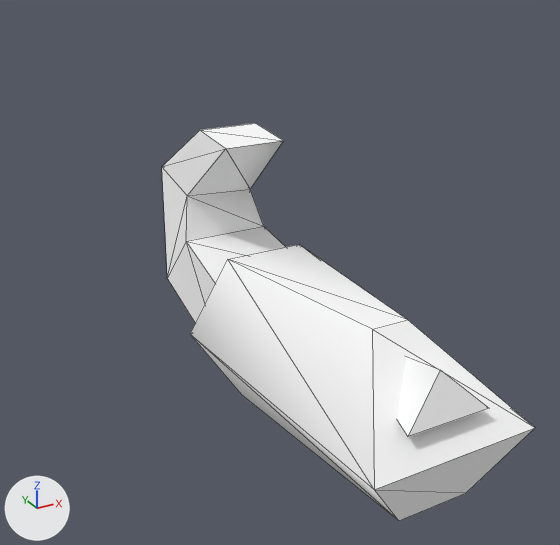
What one commit did to the OBJ model Assets/Art/Nova1492/GXConverted/Models/Characters/MobAndBoss/datan_common_moblegs1_53c5e358.obj.
Rendered twice from a camera (50 mm lens) standing at (-0.683, -1.782, 0.493) and looking at (0.138, -0.289, -0.253). Every picture has the same lights, and +X, +Y and +Z are marked at lower left. The first picture is the older version. Mesh edges are drawn as thin lines. Where no turn or scale is listed for an object, it has been applied to the vertices.

Names of what the first picture shows: 'datan_common_moblegs1_53c5e358'.
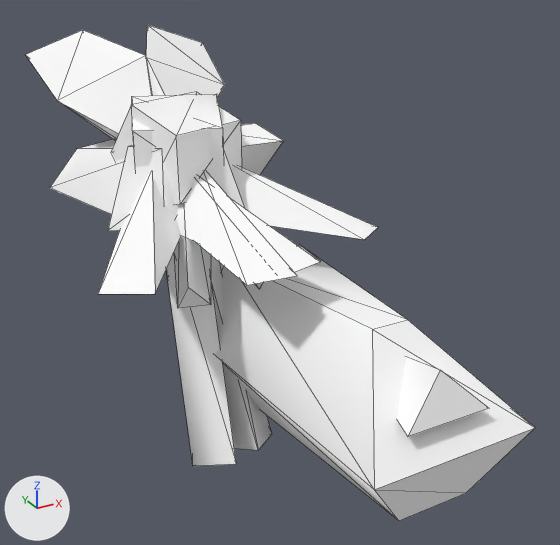
Boxes [x1, y1, x2, y2] around the edits, measured in the pictures (560 x 545 px):
'datan_common_moblegs1_53c5e358_mesh07', added: after [111, 92, 242, 466]
'datan_common_moblegs1_53c5e358_mesh08', added: after [98, 145, 297, 294]
'datan_common_moblegs1_53c5e358_mesh05', added: after [50, 139, 378, 272]
'datan_common_moblegs1_53c5e358_mesh06', added: after [25, 30, 165, 141]
'datan_common_moblegs1_53c5e358_mesh04', added: after [132, 94, 272, 450]
'datan_common_moblegs1_53c5e358_mesh03', added: after [146, 25, 225, 98]
'datan_common_moblegs1_53c5e358_mesh02', added: after [174, 220, 211, 308]
'datan_common_moblegs1_53c5e358_mesh01', added (mostly hidden): after [255, 282, 264, 289]

The change, as a diff of the scene's bpy script:
```diff
--- a/Assets/Art/Nova1492/GXConverted/Models/Characters/MobAndBoss/datan_common_moblegs1_53c5e358.obj.py
+++ b/Assets/Art/Nova1492/GXConverted/Models/Characters/MobAndBoss/datan_common_moblegs1_53c5e358.obj.py
@@ me_datan_common_moblegs1_53c5e358_mesh02 @@
+me_datan_common_moblegs1_53c5e358_mesh02.from_pydata([(-0.111, -0.323, -0.223), (-0.062, -0.332, -0.275), (0.014, -0.008, 0.039), (0.083, -0.027, -0.027), (-0.116, -0.264, -0.299), (0.004, 0.067, -0.043)], [], [(0, 1, 2), (3, 2, 1), (1, 0, 4), (5, 4, 2), (0, 2, 4), (2, 3, 5), (4, 5, 1), (3, 1, 5)])
+me_datan_common_moblegs1_53c5e358_mesh02.materials.append(mat_datan_common_moblegs1_53c5e358)  # its picture is missing
@@ me_datan_common_moblegs1_53c5e358_mesh01 @@
+me_datan_common_moblegs1_53c5e358_mesh01.from_pydata([(0.067, -0.319, -0.269), (0.116, -0.31, -0.218), (-0.009, -0.013, 0.039), (-0.078, -0.032, -0.027), (0.121, -0.251, -0.283), (0.001, 0.062, -0.033)], [], [(0, 1, 2), (2, 3, 0), (1, 0, 4), (4, 5, 2), (2, 1, 4), (3, 2, 5), (5, 4, 0), (0, 3, 5)])
+me_datan_common_moblegs1_53c5e358_mesh01.materials.append(mat_datan_common_moblegs1_53c5e358)  # its picture is missing
@@ ob_datan_common_moblegs1_53c5e358_mesh08 @@
+ob_datan_common_moblegs1_53c5e358_mesh08 = bpy.data.objects.new('datan_common_moblegs1_53c5e358_mesh08', me_datan_common_moblegs1_53c5e358_mesh08)  # 18 vertices, 16 faces; spans x -0.335..0.201, y -0.532..0.374, z -0.151..0.036; in mat_datan_common_moblegs1_53c5e358 (its picture is missing)
+ob_datan_common_moblegs1_53c5e358_mesh08.location = (0.0, 0.0, 0.0)
@@ ob_datan_common_moblegs1_53c5e358_mesh07 @@
+ob_datan_common_moblegs1_53c5e358_mesh07 = bpy.data.objects.new('datan_common_moblegs1_53c5e358_mesh07', me_datan_common_moblegs1_53c5e358_mesh07)  # 16 vertices, 20 faces; spans x -0.144..0.135, y -0.381..0.134, z -0.737..0.125; in mat_datan_common_moblegs1_53c5e358 (its picture is missing)
+ob_datan_common_moblegs1_53c5e358_mesh07.location = (0.0, 0.0, 0.0)
@@ ob_datan_common_moblegs1_53c5e358_mesh06 @@
+ob_datan_common_moblegs1_53c5e358_mesh06 = bpy.data.objects.new('datan_common_moblegs1_53c5e358_mesh06', me_datan_common_moblegs1_53c5e358_mesh06)  # 9 vertices, 13 faces; spans x -0.258..0.033, y -0.023..0.448, z -0.07..0.247; in mat_datan_common_moblegs1_53c5e358 (its picture is missing)
+ob_datan_common_moblegs1_53c5e358_mesh06.location = (0.0, 0.0, 0.0)
@@ ob_datan_common_moblegs1_53c5e358_mesh05 @@
+ob_datan_common_moblegs1_53c5e358_mesh05 = bpy.data.objects.new('datan_common_moblegs1_53c5e358_mesh05', me_datan_common_moblegs1_53c5e358_mesh05)  # 18 vertices, 16 faces; spans x -0.25..0.362, y -0.52..0.386, z -0.153..0.036; in mat_datan_common_moblegs1_53c5e358 (its picture is missing)
+ob_datan_common_moblegs1_53c5e358_mesh05.location = (0.0, 0.0, 0.0)
@@ ob_datan_common_moblegs1_53c5e358_mesh04 @@
+ob_datan_common_moblegs1_53c5e358_mesh04 = bpy.data.objects.new('datan_common_moblegs1_53c5e358_mesh04', me_datan_common_moblegs1_53c5e358_mesh04)  # 16 vertices, 20 faces; spans x -0.131..0.149, y -0.357..0.157, z -0.737..0.125; in mat_datan_common_moblegs1_53c5e358 (its picture is missing)
+ob_datan_common_moblegs1_53c5e358_mesh04.location = (0.0, 0.0, 0.0)
@@ ob_datan_common_moblegs1_53c5e358_mesh03 @@
+ob_datan_common_moblegs1_53c5e358_mesh03 = bpy.data.objects.new('datan_common_moblegs1_53c5e358_mesh03', me_datan_common_moblegs1_53c5e358_mesh03)  # 9 vertices, 13 faces; spans x -0.043..0.247, y -0.018..0.448, z -0.07..0.251; in mat_datan_common_moblegs1_53c5e358 (its picture is missing)
+ob_datan_common_moblegs1_53c5e358_mesh03.location = (0.0, 0.0, 0.0)
@@ ob_datan_common_moblegs1_53c5e358_mesh02 @@
+ob_datan_common_moblegs1_53c5e358_mesh02 = bpy.data.objects.new('datan_common_moblegs1_53c5e358_mesh02', me_datan_common_moblegs1_53c5e358_mesh02)
+ob_datan_common_moblegs1_53c5e358_mesh02.location = (0.0, 0.0, 0.0)
@@ ob_datan_common_moblegs1_53c5e358_mesh01 @@
+ob_datan_common_moblegs1_53c5e358_mesh01 = bpy.data.objects.new('datan_common_moblegs1_53c5e358_mesh01', me_datan_common_moblegs1_53c5e358_mesh01)
+ob_datan_common_moblegs1_53c5e358_mesh01.location = (0.0, 0.0, 0.0)
```
